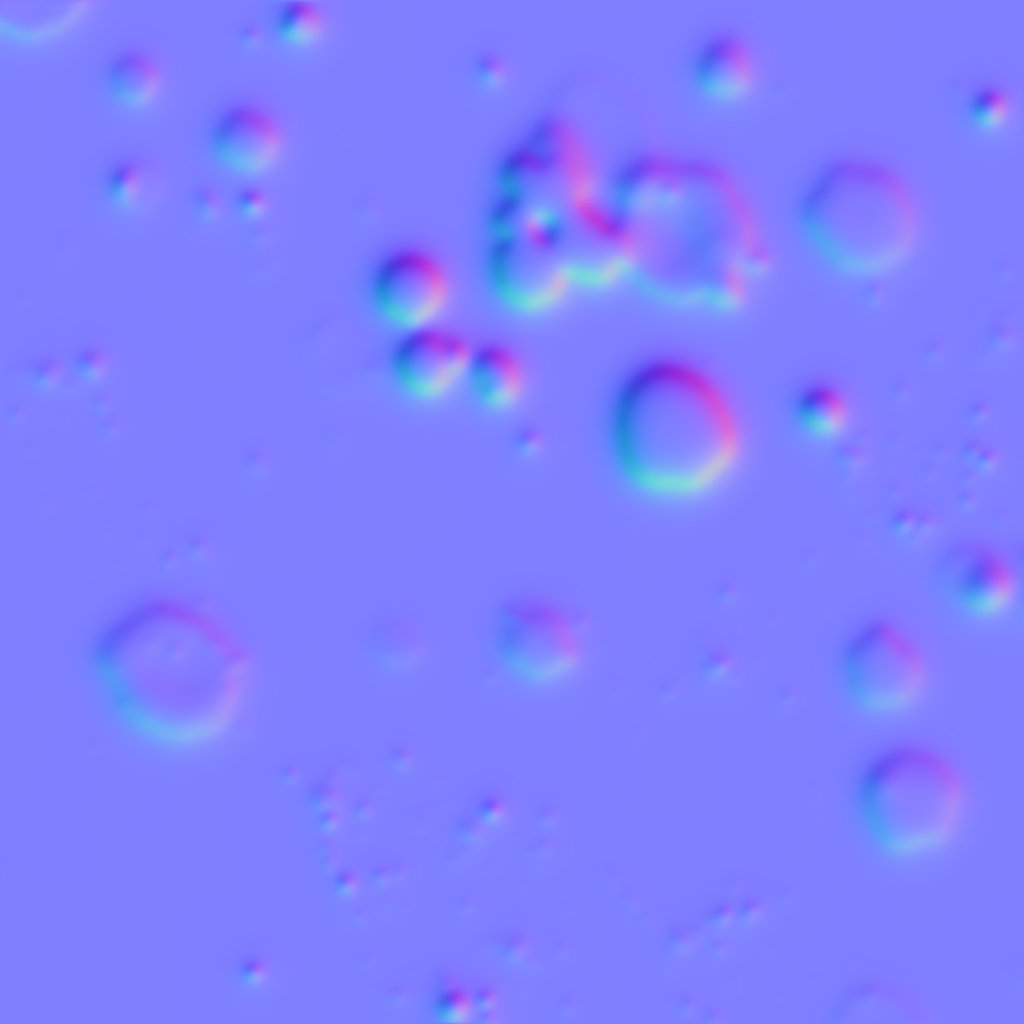
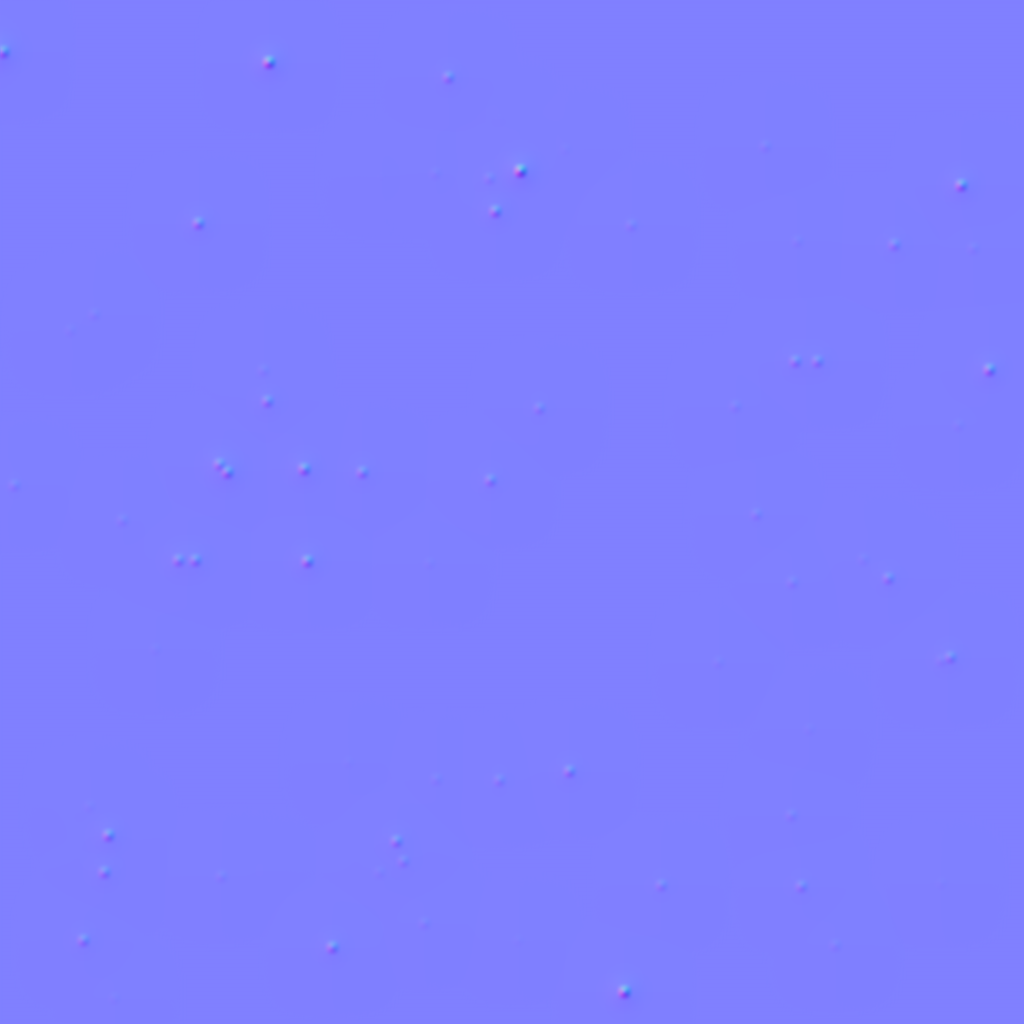
Revision of a layered (1024, 1024) image; what changed, layer by layer:
hid "Invert 1 copy" over [0, 0, 1024, 1024]
added layer "Layer 9 copy" above "Layer 9" over [0, 0, 1024, 1024]
added layer "Layer 9" above "Layer 8" over [3, 51, 990, 999]
hid "Layer 5" over [0, 0, 1024, 1024]
